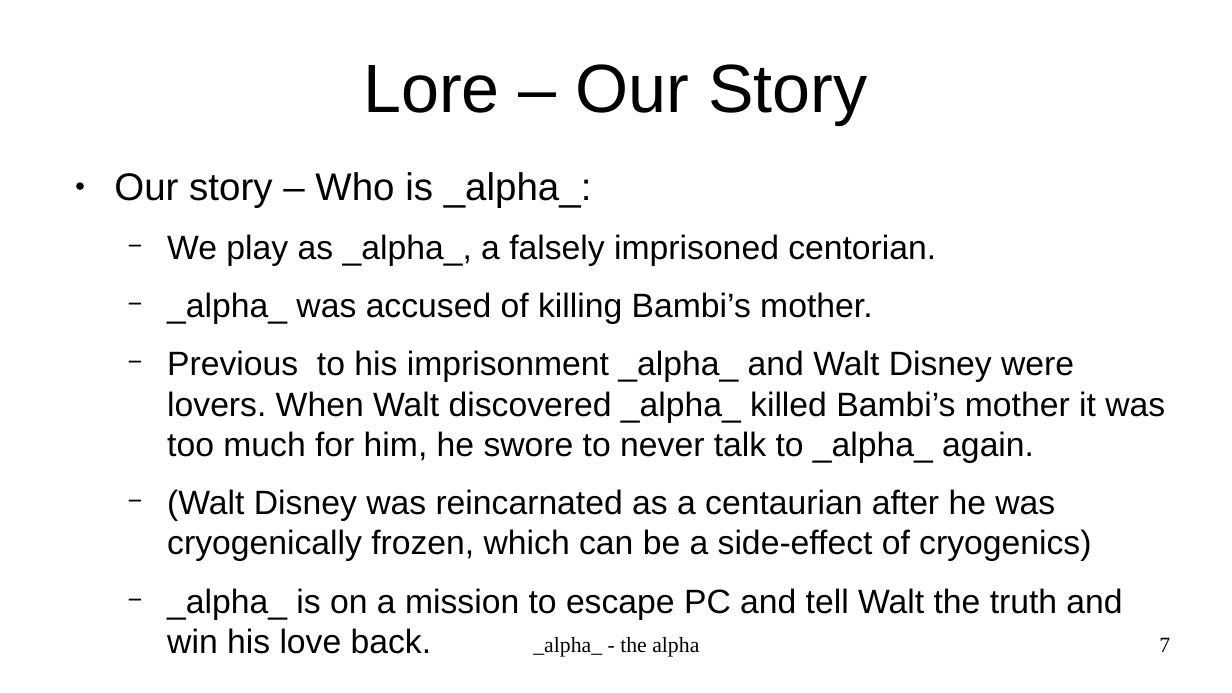
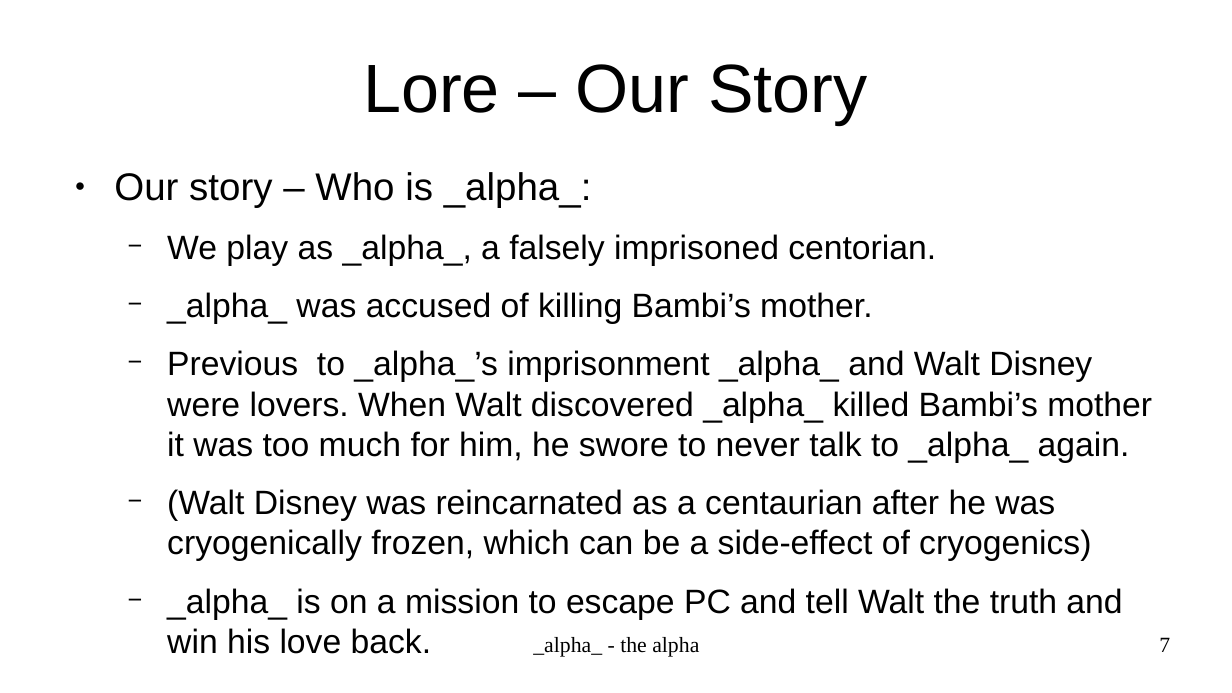
Before and after one commit to ohanoch/cgv_game, a slide deck: slide 7 of the_alpha_presentation.odp. Drawn at 1232x693 pixels with LibreOffice and Linux fonts; fonts in the diff are those of the drawing. Boxes give left, top, right and bottom in pixels: in the first picture for what was removed or moved away, otherwise in the second. Text is boxed around its words. In the diff, an @@ line names an element or a change of style, - is before the commit and + after.

Commit message:
gender neutralizing _alpha_ in lore - the story

```diff
--- a/the_alpha_presentation.odp
+++ b/the_alpha_presentation.odp
@@ text at <box>167,350,1152,463</box>: text changed @@
-  − Previous to his imprisonment _alpha_ and Walt Disney were lovers. When Walt discovered _alpha_ killed Bambi’s mother it was too much for him, he swore to never talk to _alpha_ again.
+  − Previous to _alpha_’s imprisonment _alpha_ and Walt Disney were lovers. When Walt discovered _alpha_ killed Bambi’s mother it was too much for him, he swore to never talk to _alpha_ again.
```
